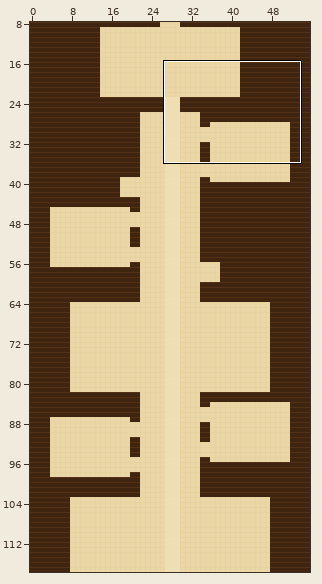
One commit to this Tiled map (JSON): maps/rank9.tmj. The picture above shows the old version from afar; the outline marks the close-up.
Close-up. First the earlier version:
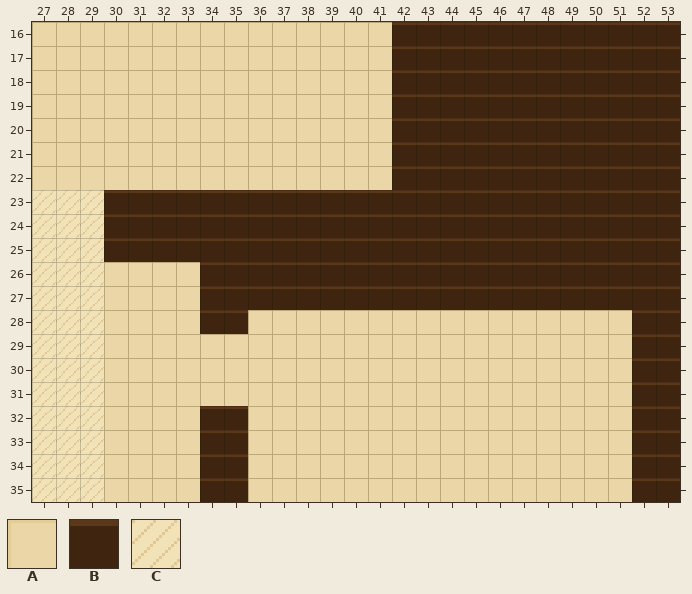
Cells are 16x16 px. Shown: x 27..53, y 16..35. The commit also changed other parts of the map, which this record leaves out. The old version is drawn lined up with the new one.
Key: from "draft": A 0, B 1, C 5.
_ is an empty cell.
Layer "ground" before, first column x 27:
16 AAAAAAAAAAAAAAABBBBBBBBBBBB
17 AAAAAAAAAAAAAAABBBBBBBBBBBB
18 AAAAAAAAAAAAAAABBBBBBBBBBBB
19 AAAAAAAAAAAAAAABBBBBBBBBBBB
20 AAAAAAAAAAAAAAABBBBBBBBBBBB
21 AAAAAAAAAAAAAAABBBBBBBBBBBB
22 AAAAAAAAAAAAAAABBBBBBBBBBBB
23 CCCBBBBBBBBBBBBBBBBBBBBBBBB
24 CCCBBBBBBBBBBBBBBBBBBBBBBBB
25 CCCBBBBBBBBBBBBBBBBBBBBBBBB
26 CCCAAAABBBBBBBBBBBBBBBBBBBB
27 CCCAAAABBBBBBBBBBBBBBBBBBBB
28 CCCAAAABBAAAAAAAAAAAAAAAABB
29 CCCAAAAAAAAAAAAAAAAAAAAAABB
30 CCCAAAAAAAAAAAAAAAAAAAAAABB
31 CCCAAAAAAAAAAAAAAAAAAAAAABB
32 CCCAAAABBAAAAAAAAAAAAAAAABB
33 CCCAAAABBAAAAAAAAAAAAAAAABB
34 CCCAAAABBAAAAAAAAAAAAAAAABB
35 CCCAAAABBAAAAAAAAAAAAAAAABB
Now the later version:
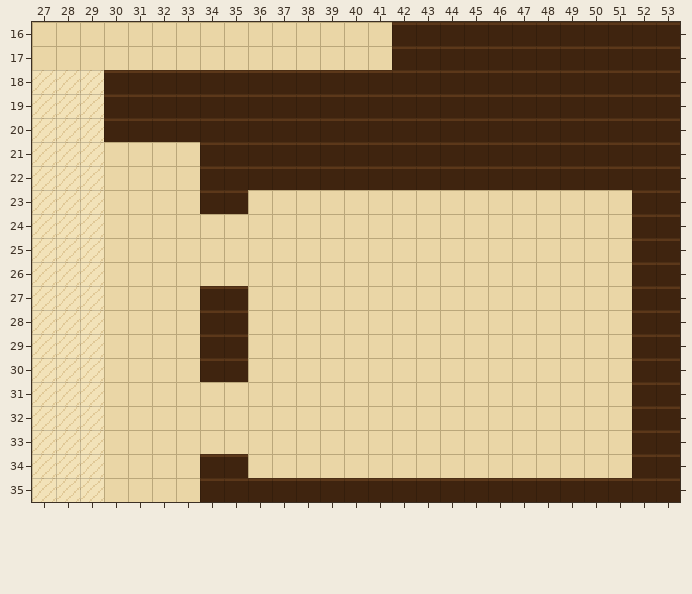
Diff:
map size 56x269 -> 56x274 cells (old content now starts at 0,5; both pictures use the new coordinates)
Layer "ground":
The author changed tile B to tile A in row 23 at x 30 to 33 and 36 to 51; in rows 24 to 25 at x 30 to 51; in row 26 at x 34 to 51; in row 27 at x 36 to 51; in rows 32 to 33 at x 34 to 35.
The author changed tile A to tile B in rows 18 to 20 at x 30 to 41; in rows 21 to 22 at x 34 to 41; in rows 29 to 30 at x 34 to 35; in row 35 at x 36 to 51.
The author changed tile A to tile C in rows 18 to 22 at x 27 to 29.
Pixel boxes of the changes (left, top, right, bottom) in both close-ups:
changed: (32, 70, 632, 310)
changed: (200, 334, 248, 382)
changed: (200, 406, 248, 454)
changed: (248, 478, 632, 502)
